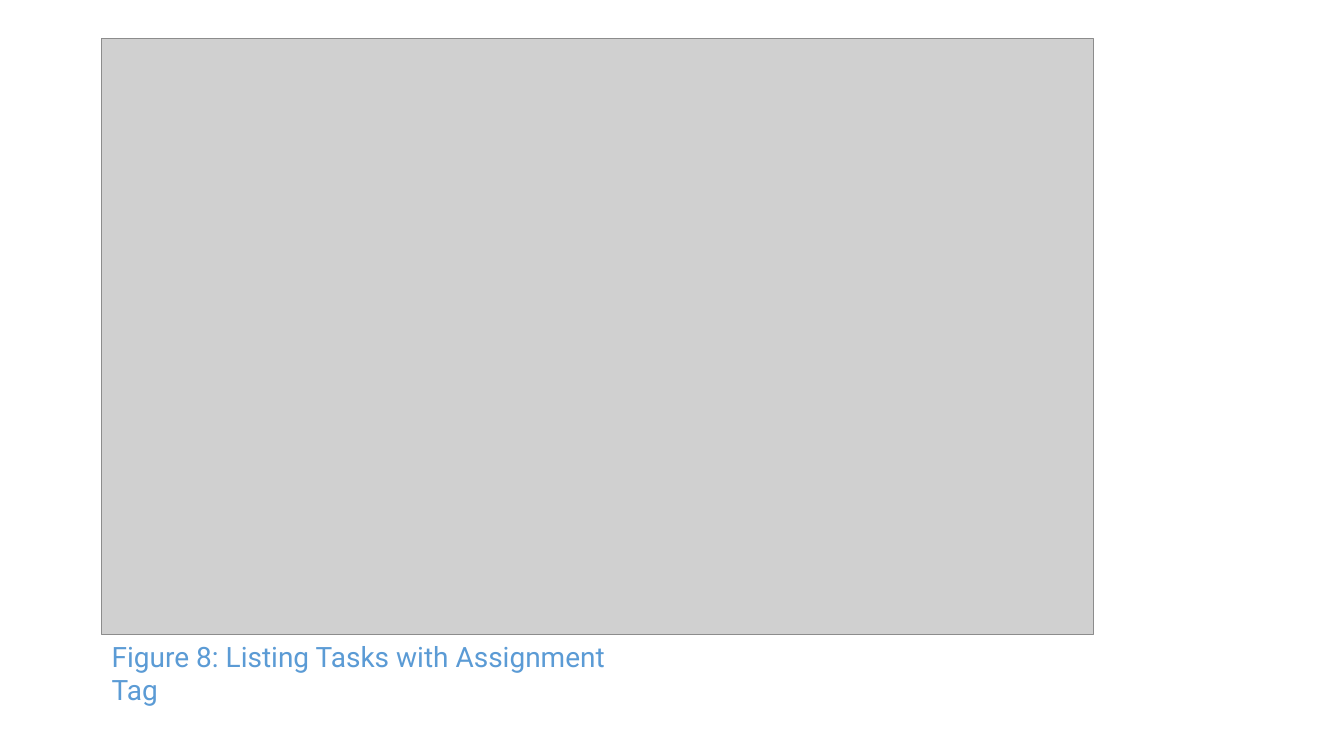
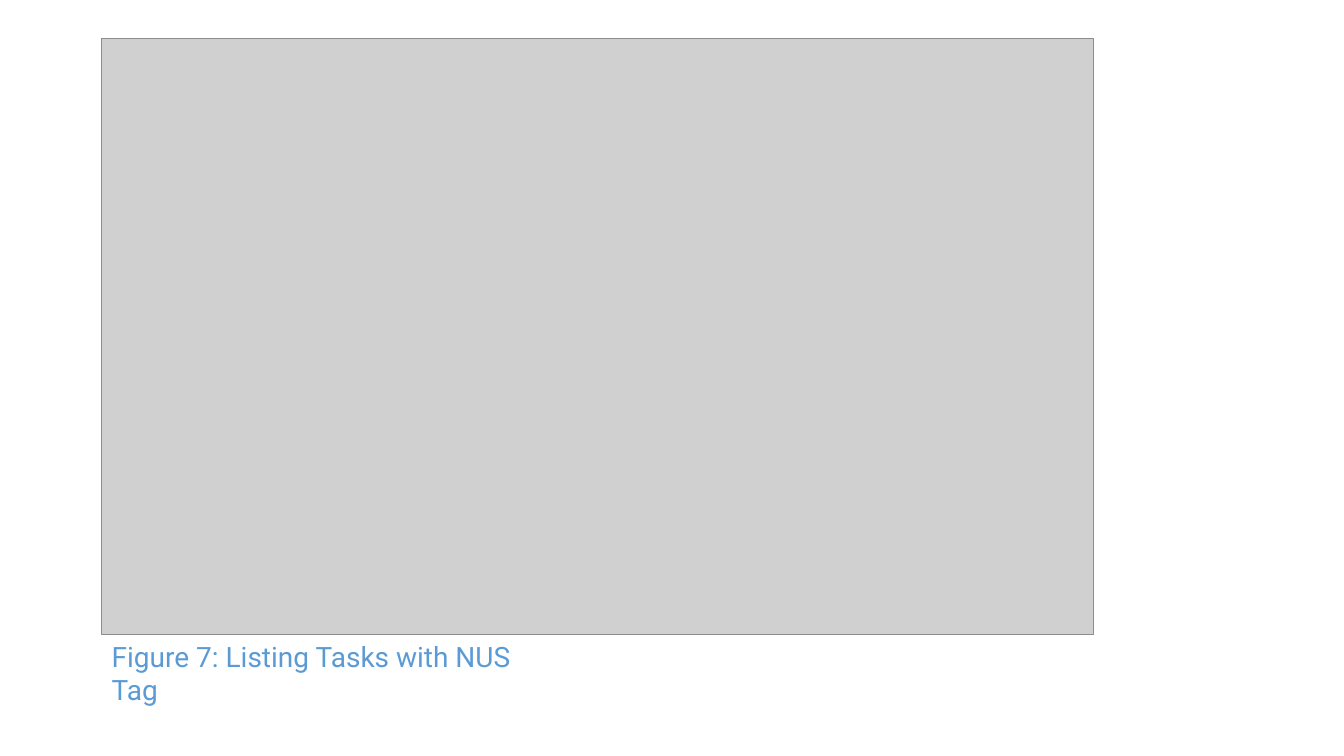
Before and after one commit to CS2103AUG2016-W11-C1/main, a slide deck: slide 7 of doc/UserGuide.pptx (slide 8 before the commit). Drawn at 1344x756 pixels with LibreOffice and Linux fonts; fonts in the diff are those of the drawing; grey boxes stand for pictures. Boxes give left, top, right and bottom in pixels: in the first picture for what was removed or moved away, otherwise in the second. Text is boxed around its words. In the diff, an @@ line names an element or a change of style, - is before the commit and + after.

```diff
--- a/doc/UserGuide.pptx
+++ b/doc/UserGuide.pptx
@@ text at (112,646,510,706): text changed @@
-Figure 8: Listing Tasks with Assignment Tag
+Figure 7: Listing Tasks with NUS Tag
```
Also in this commit, not shown: 7 other slides changed, 1 slide removed, 15 other files.
